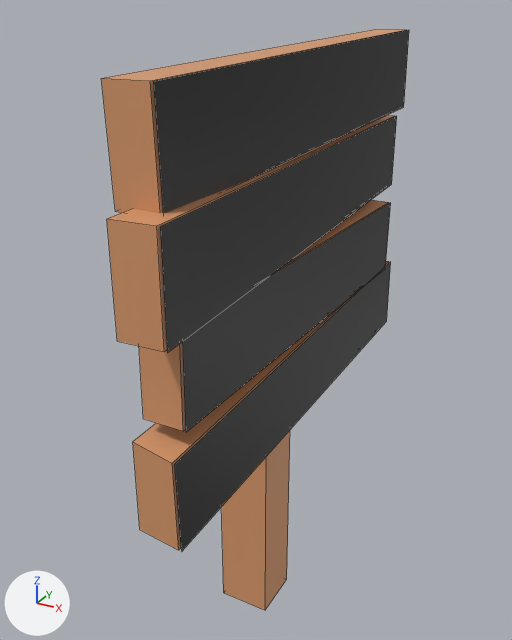
Two versions of the FBX model Assets/Environment/Models/warning_sign.fbx, one commit apart.
Both versions are drawn from a 50 mm lens placed at (1.13, -2.05, 2.25), pointed at (-0.01, 0.02, 1.21). The lights are fixed; the arrows at lower left show +X, +Y and +Z. Mesh edges are drawn as thin lines. Where no turn or scale is listed for an object, it has been applied to the vertices.

Before the edit, the objects in view are built like this:
```python
mat_skullicon_001 = principled_material('SkullIcon.001')
mat_skullicon_001.texture = img_skull_n_bones_simple_png
me_cube_003 = bpy.data.meshes.new('Cube.003')
me_cube_003.from_pydata(...)  # 40 vertices, 30 faces; spans x -0.25..0.12, y -0.91..0.91, z -1.72..0.48
me_cube_003.materials.append(mat_wood)  # orange #d99a6c
me_cube_006 = bpy.data.meshes.new('Cube.006')
me_cube_006.from_pydata(...)  # 16 vertices, 4 faces; spans x 0.01..0.12, y -0.91..0.91, z -0.8..0.48
me_cube_006.materials.append(mat_skullicon_001)  # picture img_skull_n_bones_simple_png
ob_sign = bpy.data.objects.new('Sign', me_cube_003)
ob_sign.location = (0.152, 0.001, 1.691)
ob_sign_icon = bpy.data.objects.new('Sign_Icon', me_cube_006)
ob_sign_icon.location = (0.161, 0.001, 1.691)
```
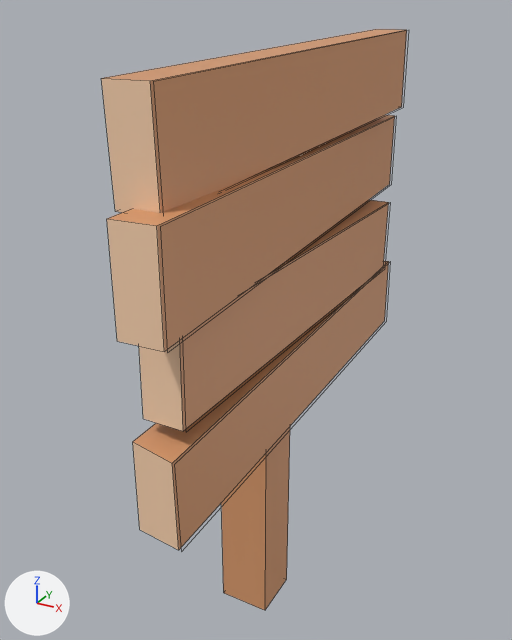
Location of each change, [x1, y1, x2, y2] in pixels of the pictures (512 x 640 px):
'Sign_Icon', surface changed: [154, 30, 409, 551] in both
part 1 of me_cube_003, recoloured (brown to beige): [101, 78, 183, 550] in both

Diff of the bpy script that builds the scene:
```diff
--- a/Assets/Environment/Models/warning_sign.fbx.py
+++ b/Assets/Environment/Models/warning_sign.fbx.py
@@ mat_skullicon_001 @@
 n0 = _N.new('ShaderNodeBsdfPrincipled'); n0.name = 'Principled BSDF'
 n2.extension = 'EXTEND'
+n3 = _N.new('ShaderNodeTexImage'); n3.name = 'Image Texture.001'
+n3.image = img_skull_n_bones_simple_png
 _L.new(n2.outputs[0], n0.inputs[0])  # 'Color' to 'Base Color'
 _L.new(n0.outputs[0], n1.inputs[0])  # 'BSDF' to 'Surface'
+_L.new(n3.outputs[0], n0.inputs[4])  # 'Color' to 'Alpha'
@@ mat_lightwood @@
+mat_lightwood = principled_material('LightWood')
+mat_lightwood.base_color = (0.982, 0.665, 0.44)  # beige #fdd5b1
@@ me_cube_003 @@
 me_cube_003.from_pydata(...)  # 40 vertices, 30 faces; spans x -0.25..0.12, y -0.91..0.91, z -1.72..0.48
 # used by ob_sign; location = (0.152, 0.001, 1.691)
+# me_cube_003 part 1: 5 of the faces centred in x -0.15..0.05, y -0.91..0.0, z -0.64..0.28 switch from mat_wood (orange #d99a6c) to mat_lightwood (beige #fdd5b1)
```
